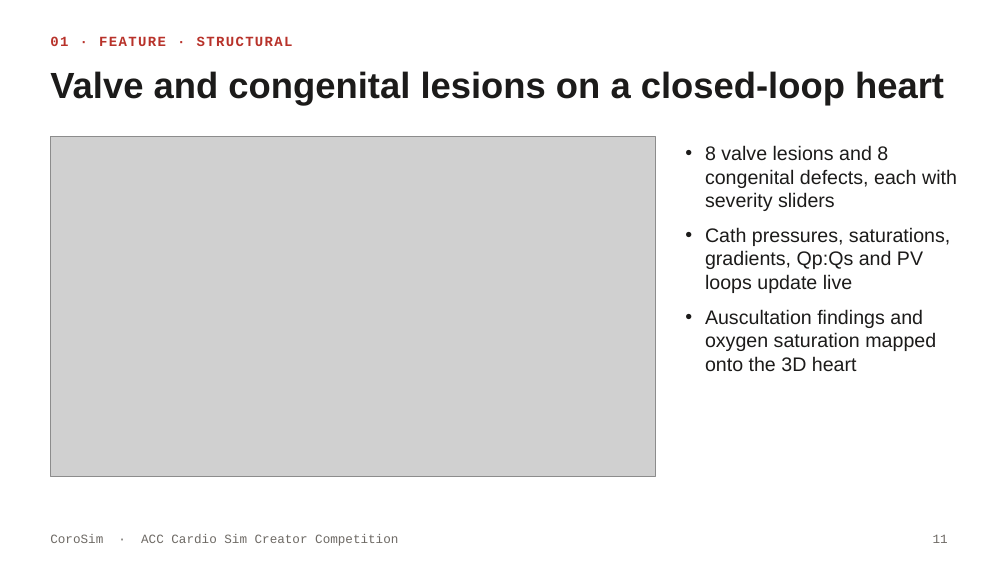
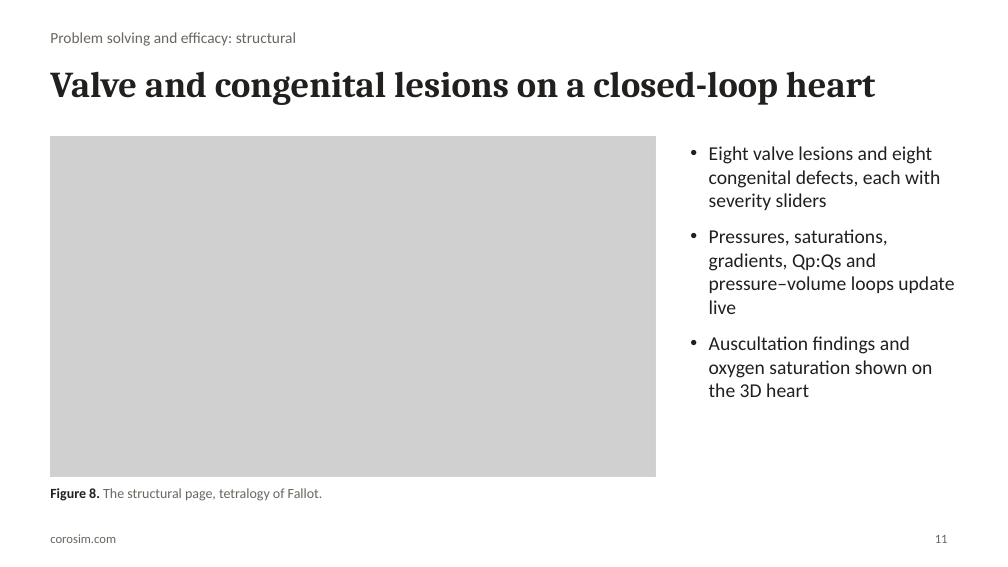
Before and after one commit to sirpravnp/corosim, a slide deck: slide 11 of docs/acc-sim-competition/CoroSim_ACC_Cardio_Sim_Creator.pptx. Drawn at 1008x567 pixels with LibreOffice and Linux fonts; fonts in the diff are those of the drawing; grey boxes stand for pictures. Boxes give left, top, right and bottom in pixels: in the first picture for what was removed or moved away, otherwise in the second. Text is boxed around its words. In the diff, an @@ line names an element or a change of style, - is before the commit and + after.

```diff
--- a/docs/acc-sim-competition/CoroSim_ACC_Cardio_Sim_Creator.pptx
+++ b/docs/acc-sim-competition/CoroSim_ACC_Cardio_Sim_Creator.pptx
@@ title "Valve and congenital lesions on ..." at <box>50,71,875,105</box>: font Arial to Cambria, text colour #1C1B1A to #22201E @@
@@ text at <box>50,32,296,46</box>: text changed; size 10 to 11 pt; font Courier New to Calibri; text colour #B8322A to #6B665F; bold off @@
-01 · FEATURE · STRUCTURAL
+Problem solving and efficacy: structural
@@ rectangle added at <box>50,136,655,477</box>, outline #D6D1CB 0.75 pt @@
@@ text at <box>709,146,954,397</box>: text changed; font Arial to Calibri; text colour #1C1B1A to #22201E @@
-• 8 valve lesions and 8 congenital defects, each with severity sliders
-• Cath pressures, saturations, gradients, Qp:Qs and PV loops update live
-• Auscultation findings and oxygen saturation mapped onto the 3D heart
+• Eight valve lesions and eight congenital defects, each with severity sliders
+• Pressures, saturations, gradients, Qp:Qs and pressure–volume loops update live
+• Auscultation findings and oxygen saturation shown on the 3D heart
@@ text added at <box>50,488,323,501</box>, 10 pt, text #6B665F @@
+Figure 8. The structural page, tetralogy of Fallot.
@@ text removed at <box>50,534,398,546</box> @@
-CoroSim · ACC Cardio Sim Creator Competition
@@ text added at <box>50,534,116,543</box>, 9 pt, text #6B665F @@
+corosim.com
@@ page number at <box>935,535,948,543</box>: font Courier New to Calibri, text colour #6E6A65 to #6B665F @@
```
Also in this commit, not shown: 14 other slides changed, 4 slides added, 4 slides removed, 1 other file.
